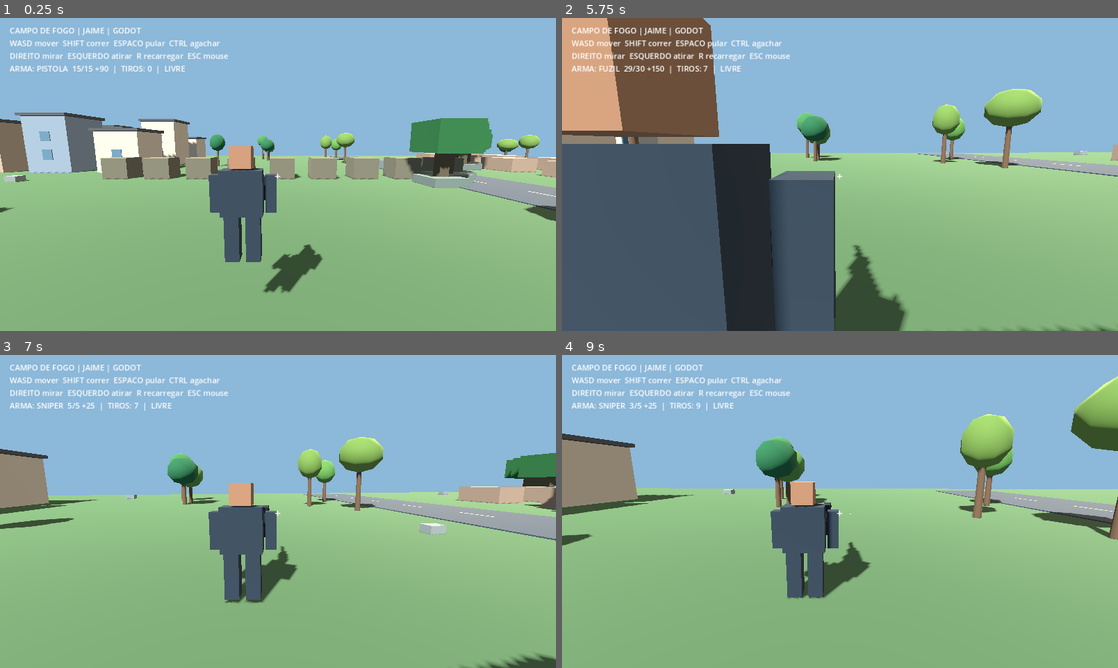
Above: before the commit, frames 1-4 (two rows, left to right).
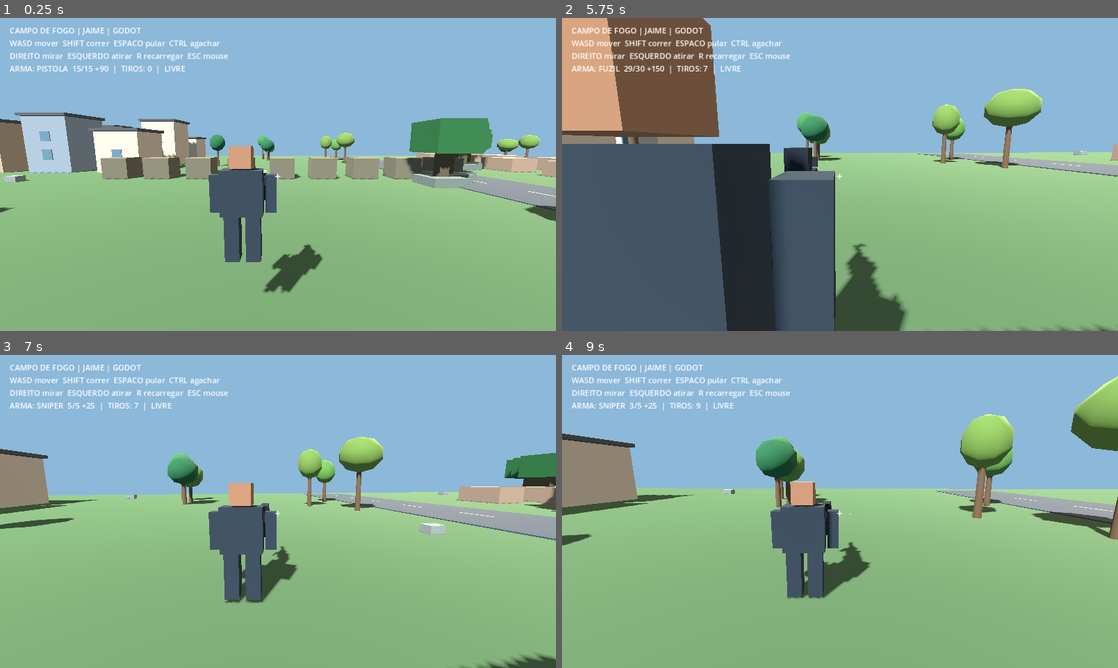
Above: after the commit, the same moments.

Repository: jaime66fla-crypto/gameteste
Game: Godot game, scene res://scenes/main.tscn
Two runs of this game, one before a commit and one after it. Both use one fixed random seed, a clock stepped at 60 frames per second and the inputs below.
Inputs (mouse positions are in pixels of both pictures, inside the frame that each line leads up to):
- Up to frame 1 (0.25 s): no input
- Up to frame 2 (5.75 s): tap Enter at 0.5 s; move the mouse to (867, 174) at 0.52 s; hold Right mouse button (aim) 0.53-1.28 s; hold W (move_forward) from 0.53 s (still down); click (867, 174) at 0.67 s; tap Space (jump) at 0.77, 1.52, 3.02, 3.77, 4.25, 4.52 s; move the mouse to (812, 174) at 1.27 s; tap Ctrl (crouch) at 1.35 s; move the mouse to (851, 168) at 2.02 s; press the mouse at (851, 168) at 2.03 s; move the mouse to (834, 180) at 2.77 s; release the mouse at (834, 180) at 2.78 s; tap Shift (sprint) at 2.85 s; click (834, 180) at 2.92 s; move the mouse to (878, 177) at 3.52 s; tap 1 at 3.6 s; move the mouse to (795, 171) at 4.27 s; tap 2 at 4.35 s; move the mouse to (845, 174) at 5.02 s; tap 3 at 5.1 s; click (845, 174) at 5.17 s
- Up to frame 3 (7 s): move the mouse to (255, 505) at 5.77 s; release W (move_forward) at 5.78 s; hold D (move_right) 5.78-6.53 s; tap 4 at 5.85 s; tap Space (jump) at 6.02, 6.77 s; move the mouse to (305, 511) at 6.52 s; hold W (move_forward) from 6.53 s (still down); tap 5 at 6.6 s
- Up to frame 4 (9 s): move the mouse to (812, 511) at 7.27 s; right-click (812, 511) at 7.35 s; click (812, 511) at 7.42 s; tap Space (jump) at 7.52 s; move the mouse to (851, 505) at 8.02 s; hold Ctrl (crouch) 8.03-8.78 s; move the mouse to (834, 517) at 8.77 s; release W (move_forward) at 8.78 s; hold A (move_left) from 8.78 s (still down); click (834, 517) at 8.85 s

The runs differ from the first frame. In frame 1, less than 0.1% of the frame differs, in the area x 47-48%, y 48-51%; in frame 2, 0.5%, in the area x 39-57%, y 41-82%; in frame 3, less than 0.1%; in frame 4, less than 0.1%.

Commit message:
fix(godot): prevent empty-ammo reload lock and refine all five procedural weapon models

Diff:
--- a/godot/scripts/player.gd
+++ b/godot/scripts/player.gd
@@ -254,14 +254,20 @@
 
 func _rebuild_weapon_model() -> void:
     for child in weapon_model.get_children():
+        weapon_model.remove_child(child)
         child.queue_free()
     var dark := Color("#22272d")
     var steel := Color("#59616a")
     var wood := Color("#765b43")
+    var polymer := Color("#343a35")
+    var accent := Color("#ab9360")
     var length := 0.54
     if current_weapon == "pistol":
         _part(weapon_model, "Slide", Vector3(0, 0.075, -0.27), Vector3(0.16, 0.16, 0.50), steel)
         _part(weapon_model, "Grip", Vector3(0, -0.15, -0.08), Vector3(0.13, 0.29, 0.14), dark)
+        _part(weapon_model, "TriggerGuard", Vector3(0, -0.13, -0.29), Vector3(0.12, 0.045, 0.18), dark)
+        _part(weapon_model, "FrontSight", Vector3(0, 0.19, -0.47), Vector3(0.08, 0.055, 0.06), accent)
+        _part(weapon_model, "RearSight", Vector3(0, 0.19, -0.08), Vector3(0.12, 0.055, 0.06), dark)
     else:
         if current_weapon == "smg":
             length = 0.82
@@ -275,19 +281,34 @@
         _part(weapon_model, "Barrel", Vector3(0, 0.03, -length * 0.76), Vector3(0.09, 0.09, length * 0.45), dark)
         _part(weapon_model, "Stock", Vector3(0, -0.035, 0.15), Vector3(0.15, 0.16, 0.38), wood if current_weapon == "shotgun" else dark)
         _part(weapon_model, "Grip", Vector3(0, -0.18, -0.21), Vector3(0.12, 0.29, 0.15), dark)
+        _part(weapon_model, "Handguard", Vector3(0, -0.035, -length * 0.56), Vector3(0.22, 0.18, length * 0.30), polymer)
+        _part(weapon_model, "Rail", Vector3(0, 0.145, -length * 0.36), Vector3(0.17, 0.045, length * 0.42), dark)
+        _part(weapon_model, "TriggerGuard", Vector3(0, -0.145, -0.33), Vector3(0.12, 0.045, 0.17), dark)
         if current_weapon != "shotgun":
             _part(weapon_model, "Magazine", Vector3(0, -0.23, -length * 0.39), Vector3(0.13, 0.38, 0.16), dark)
-        if current_weapon == "sniper":
-            _part(weapon_model, "Scope", Vector3(0, 0.20, -0.34), Vector3(0.14, 0.14, 0.44), dark)
-    gun_flash.position.z = -length - 0.08
-    muzzle_flare.position.z = -length - 0.16
+        if current_weapon == "shotgun":
+            _part(weapon_model, "Pump", Vector3(0, -0.065, -0.72), Vector3(0.24, 0.15, 0.31), wood)
+            _part(weapon_model, "Tube", Vector3(0, -0.12, -0.90), Vector3(0.08, 0.08, 0.45), steel)
+        elif current_weapon == "sniper":
+            _part(weapon_model, "Scope", Vector3(0, 0.23, -0.34), Vector3(0.15, 0.15, 0.48), dark)
+            _part(weapon_model, "Lens", Vector3(0, 0.23, -0.59), Vector3(0.115, 0.115, 0.018), Color("#345d6a"))
+            _part(weapon_model, "BipodLeft", Vector3(-0.12, -0.23, -1.04), Vector3(0.045, 0.32, 0.045), dark)
+            _part(weapon_model, "BipodRight", Vector3(0.12, -0.23, -1.04), Vector3(0.045, 0.32, 0.045), dark)
+        else:
+            _part(weapon_model, "FrontSight", Vector3(0, 0.18, -length * 0.91), Vector3(0.085, 0.10, 0.065), dark)
+            if current_weapon == "rifle":
+                _part(weapon_model, "Optic", Vector3(0, 0.25, -0.34), Vector3(0.15, 0.16, 0.19), dark)
+                _part(weapon_model, "OpticLens", Vector3(0, 0.25, -0.44), Vector3(0.105, 0.10, 0.015), Color("#3c6673"))
+    var muzzle_z := -0.58 if current_weapon == "pistol" else -length * 0.99
+    gun_flash.position.z = muzzle_z
+    muzzle_flare.position.z = muzzle_z - 0.035
 
 func _reload() -> void:
     if reloading:
         return
+    if int(reserve_ammo[current_weapon]) <= 0 or ammo >= int(WeaponData.stats(current_weapon)["mag"]):
+        return
     reloading = true
-    if int(reserve_ammo[current_weapon]) <= 0 or ammo >= int(WeaponData.stats(current_weapon)["mag"]):
-        return
     reload_timer = float(WeaponData.stats(current_weapon)["reload"])
     sound_fx.reload()
 
